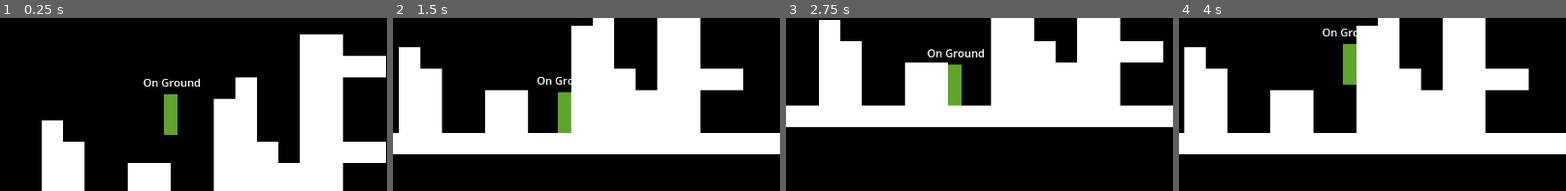
Above: before the commit, frames 1-4 (left to right).
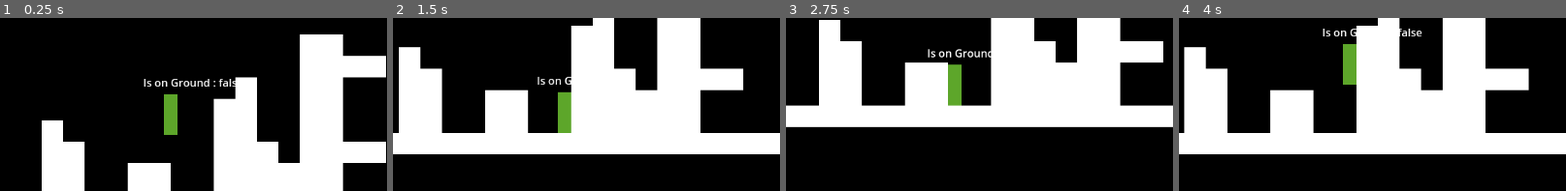
Above: after the commit, the same moments.

Repository: Acb1212/MetroidVaniaGame
Game: Godot game, scene res://game.tscn
Two runs of this game, one before a commit and one after it. Both use one fixed random seed, a clock stepped at 60 frames per second and the inputs below.
Inputs (mouse positions are % of the whole screen's width and height, from its top left):
- Up to frame 1 (0.25 s): no input
- Up to frame 2 (1.5 s): move the mouse to (72, 56) at 0.52 s; hold Right (ui_right) from 0.53 s (still down); click (72, 56) at 0.67 s; tap Up (ui_up) at 0.77 s; move the mouse to (30, 69) at 1.27 s
- Up to frame 3 (2.75 s): tap Up (ui_up) at 1.52 s; move the mouse to (60, 35) at 2.02 s; release Right (ui_right) at 2.03 s; hold Left (ui_left) from 2.03 s (still down)
- Up to frame 4 (4 s): move the mouse to (45, 88) at 2.77 s; release Left (ui_left) at 2.78 s; hold Right (ui_right) from 2.78 s (still down); click (45, 88) at 2.92 s; tap Up (ui_up) at 3.02, 3.77 s; move the mouse to (80, 82) at 3.52 s
The pictures show only the part of the screen within x 29-79%, y 33-83%; the shares and areas given below are measured in that part.

The runs differ from the first frame. In frame 1, 0.6% of the frame differs, in the area x 37-61%, y 35-40%; in frame 2, 0.3%; in frame 3, 0.5%; in frame 4, 0.4%.

Commit message:
Debug Changes & github Testing
Made some minor changes, added label that shows if player is on the ground, and a small section to the right side of the debug room to test future wall jumps..

Diff:
--- a/Objects/player.gd
+++ b/Objects/player.gd
@@ -84,6 +84,9 @@
 		# If Move-Keys are not pressed, deccelerate towards 0 velocity.
 		velocity.x = lerp(velocity.x, 0.0, FRICTION * delta * delta)
 
+	# Show if player is on ground for debug
+	$Label.text = "Is on Ground : " + str(is_on_floor())
+
 	# Apply Velocity to player.
 	move_and_slide()
 
--- a/game.tscn
+++ b/game.tscn
@@ -71,4 +71,4 @@
 [node name="TileMap" type="TileMap" parent="."]
 tile_set = SubResource("TileSet_ax3bk")
 format = 2
-layer_0/tile_data = PackedInt32Array(1703943, 196608, 1, 170 …(7194 unchanged characters)…  0, 1441786, 65536, 0, 1310714, 65536, 0)
+layer_0/tile_data = PackedInt32Array(1703943, 196608, 1, 170 …(7194 unchanged characters)…  0, 1441786, 65536, 0, 1310714, 65536, 0, 1245239, 196608, 1, 1179703, 196608, 1, 1048631, 196608, 1, 983095, 196608, 1, 917559, 196608, 1, 852023, 196608, 1, 786487, 196608, 1, 720951, 196608, 1, 655415, 196608, 1, 1114167, 196608, 1, 1310775, 196608, 1, 1507383, 196608, 1, 1441847, 196608, 1, 1376311, 196608, 1, 655413, 196608, 1, 655414, 196608, 1, 655412, 196608, 1, 655411, 196608, 1, 655410, 196608, 1, 655409, 196608, 1, 655408, 196608, 1, 655407, 196608, 1, 655406, 196608, 1, 655405, 196608, 1)
